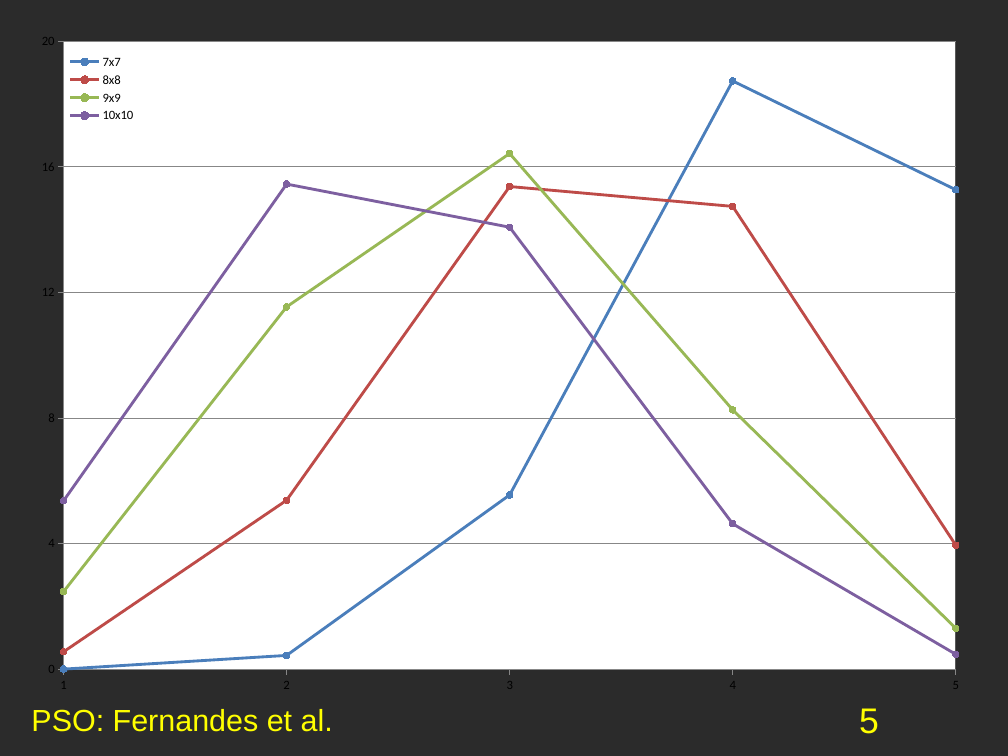
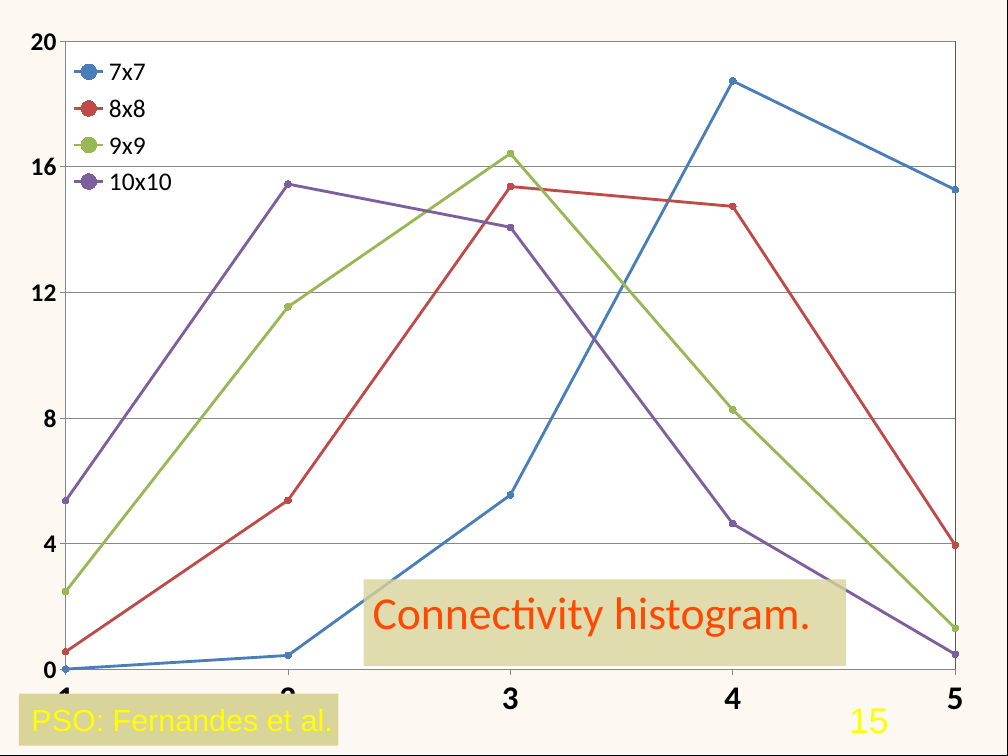
Before and after one commit to geneura/papers, a slide deck: slide 15 of 2013/CEC/PSO/pso-cec2013.odp (slide 5 before the commit). Drawn at 1008x756 pixels with LibreOffice and Linux fonts; fonts in the diff are those of the drawing; background and template pictures are left out; a plain dark background stands for a picture behind light text. Boxes give left, top, right and bottom in pixels: in the first picture for what was removed or moved away, otherwise in the second. Text is boxed around its words. In the diff, an @@ line names an element or a change of style, - is before the commit and + after.

```diff
--- a/2013/CEC/PSO/pso-cec2013.odp
+++ b/2013/CEC/PSO/pso-cec2013.odp
@@ line chart at box(0, 3, 1008, 756) @@
@@ legend changed @@
@@ category axis changed @@
@@ value axis changed @@
@@ plot area changed @@
@@ rectangle added at box(0, 0, 1008, 756), fill #FDF8F2, outline #000000 0 pt @@
@@ rectangle added at box(364, 580, 847, 667), fill #D9D499 at 80% opacity, 36 pt, text #FE4902 @@
+Connectivity histogram.
@@ rectangle "PSO: Fernandes et al.": place and size @@
-rectangle "PSO: Fernandes et al." at box(31, 709, 333, 732)
+rectangle "PSO: Fernandes et al." at box(19, 693, 338, 745)
@@ rectangle "PSO: Fernandes et al." at box(19, 693, 338, 745): fill none to #D9D499 @@
@@ page number at box(849, 708, 889, 734): text changed @@
-5
+15
```
Also in this commit, not shown: 4 other slides changed, 12 slides added.
